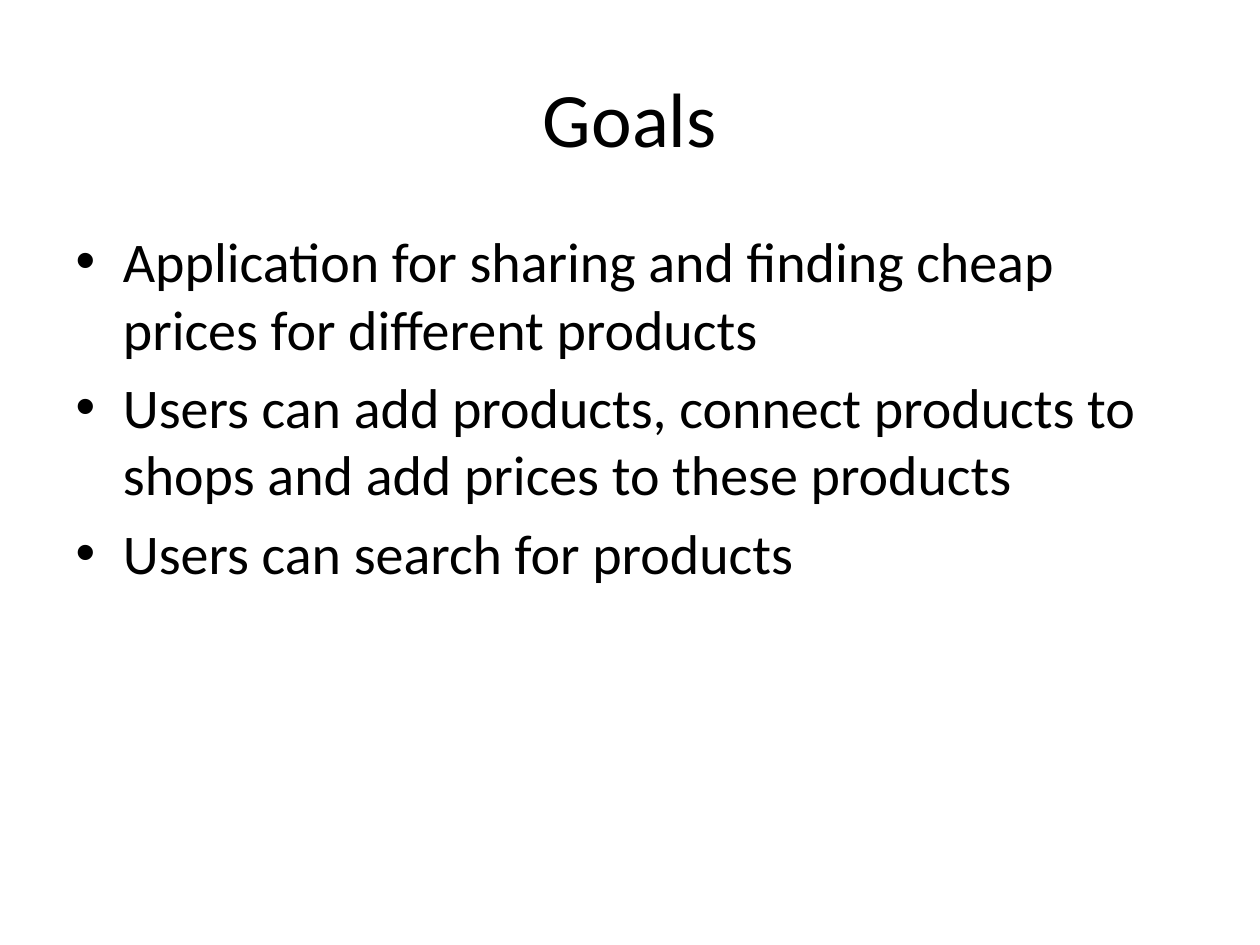
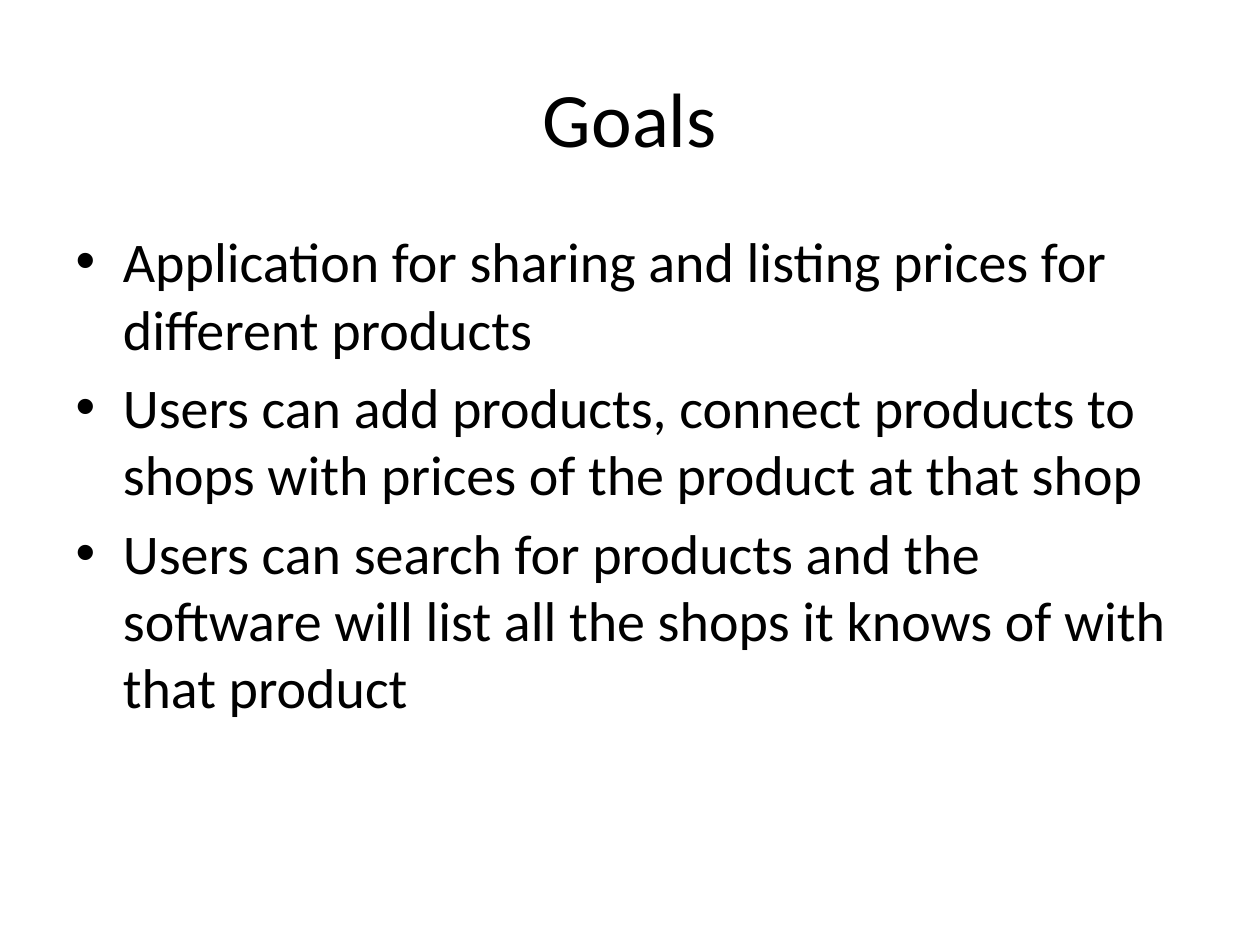
Before and after one commit to Monttinen/Android-ProductLister, a slide deck: slide 2 of doc/Presentation.pptx. Drawn at 1260x945 pixels with LibreOffice and Linux fonts; fonts in the diff are those of the drawing. Boxes give left, top, right and bottom in pixels: in the first picture for what was removed or moved away, otherwise in the second. Text is boxed around its words. In the diff, an @@ line names an element or a change of style, - is before the commit and + after.

```diff
--- a/doc/Presentation.pptx
+++ b/doc/Presentation.pptx
@@ text at bbox=[123, 243, 1165, 717]: text changed @@
-• Application for sharing and finding cheap prices for different products
-• Users can add products, connect products to shops and add prices to these products
-• Users can search for products
+• Application for sharing and listing prices for different products
+• Users can add products, connect products to shops with prices of the product at that shop
+• Users can search for products and the software will list all the shops it knows of with that product
```
Also in this commit, not shown: 2 other slides changed, 2 other files.
